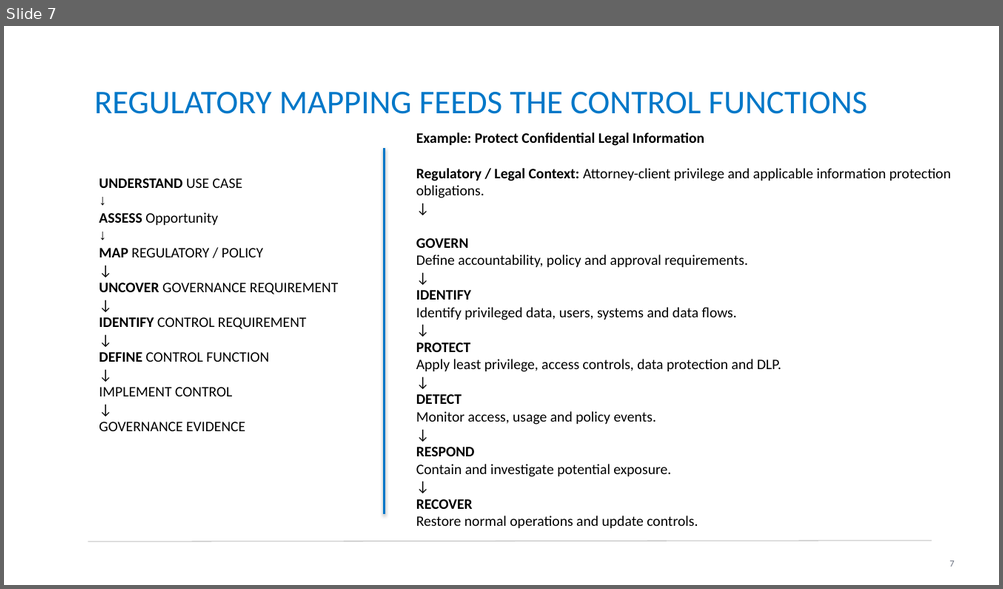
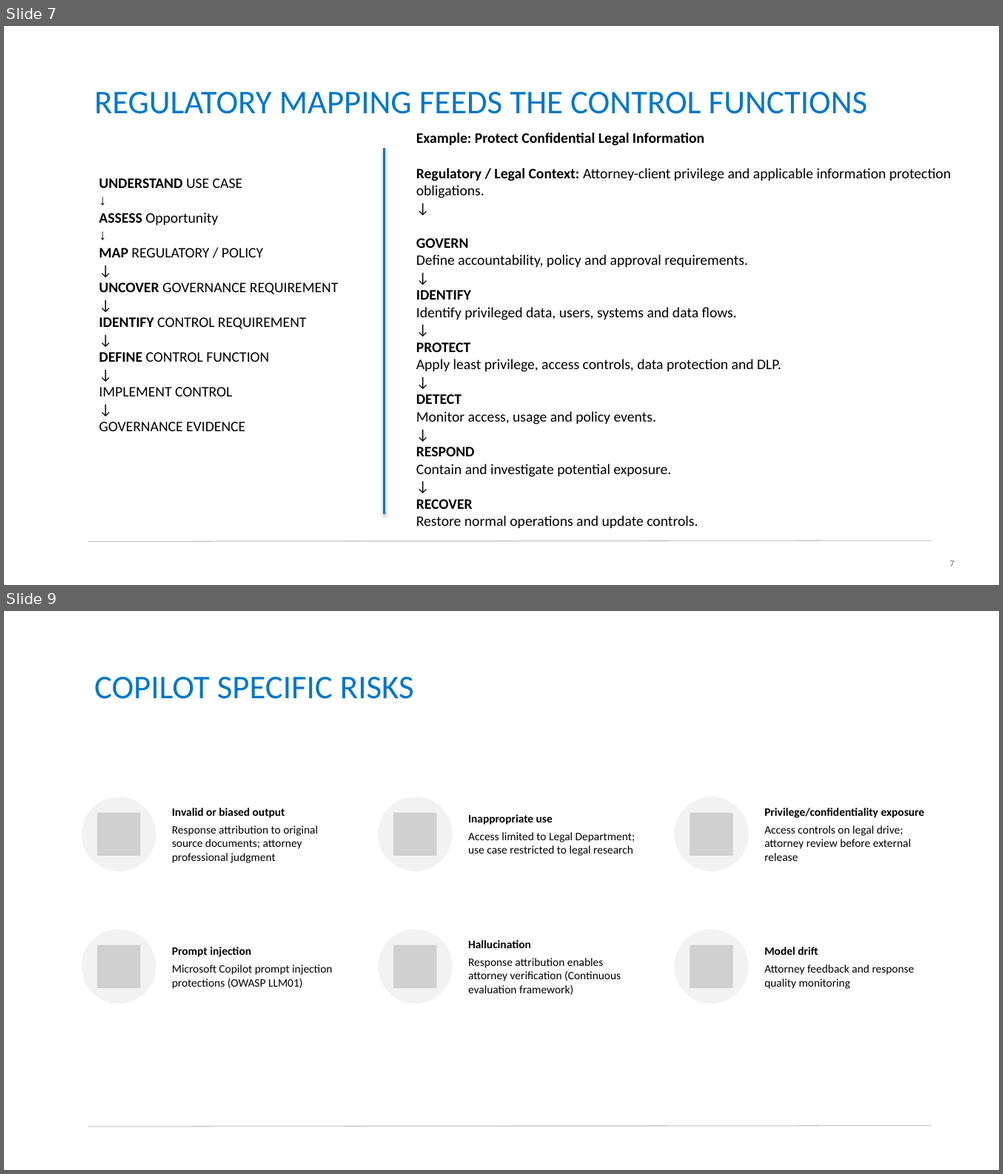
Before and after one commit to gauthiii/bhuc, a slide deck: Workshop_09_24.pptx. Shown one above the other, each under a label of ours: slide 7 before the commit, slides 7 and 9 after it; the slides between them are not shown. The pictures are 1003x589 and 1003x1174 pixels, drawn with LibreOffice and Linux fonts; fonts in the diff are those of the drawing; grey boxes stand for pictures. Boxes give left, top, right and bottom in pixels: in the first picture for what was removed or moved away, otherwise in the second. Text is boxed around its words. In the diff, an @@ line names an element or a change of style, - is before the commit and + after.

```diff
--- a/Workshop_09_24.pptx
+++ b/Workshop_09_24.pptx
@@ slide 9 added at (4,611,999,1170), background #FFFFFF; not listed: 1 template element that a slide beside it also shows @@
@@ title added at (94,677,414,699), 32 pt, text #0077C8 @@
+COPILOT SPECIFIC RISKS
@@ group added at (82,797,925,1004): 6 ellipses, 6 pictures, 6 texts @@
+Invalid or biased output
+Response attribution to original source documents; attorney professional judgment
+Inappropriate use
+Access limited to Legal Department; use case restricted to legal research
+Privilege/confidentiality exposure
+Access controls on legal drive; attorney review before external release
+Prompt injection
+Microsoft Copilot prompt injection protections (OWASP LLM01)
+Hallucination
+Response attribution enables attorney verification (Continuous evaluation framework)
+Model drift
+Attorney feedback and response quality monitoring
```
Also in this commit, not shown: 8 slides changed, 11 other slides added, 1 slide removed, 3 other files.
